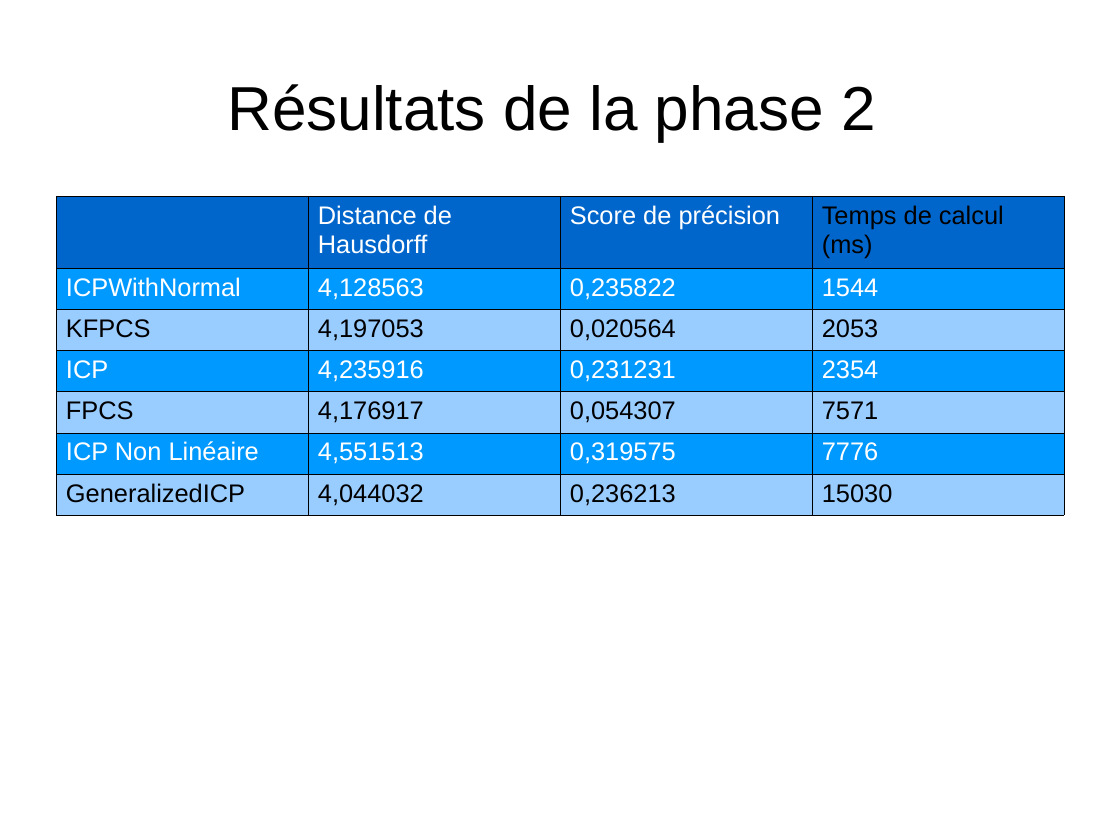
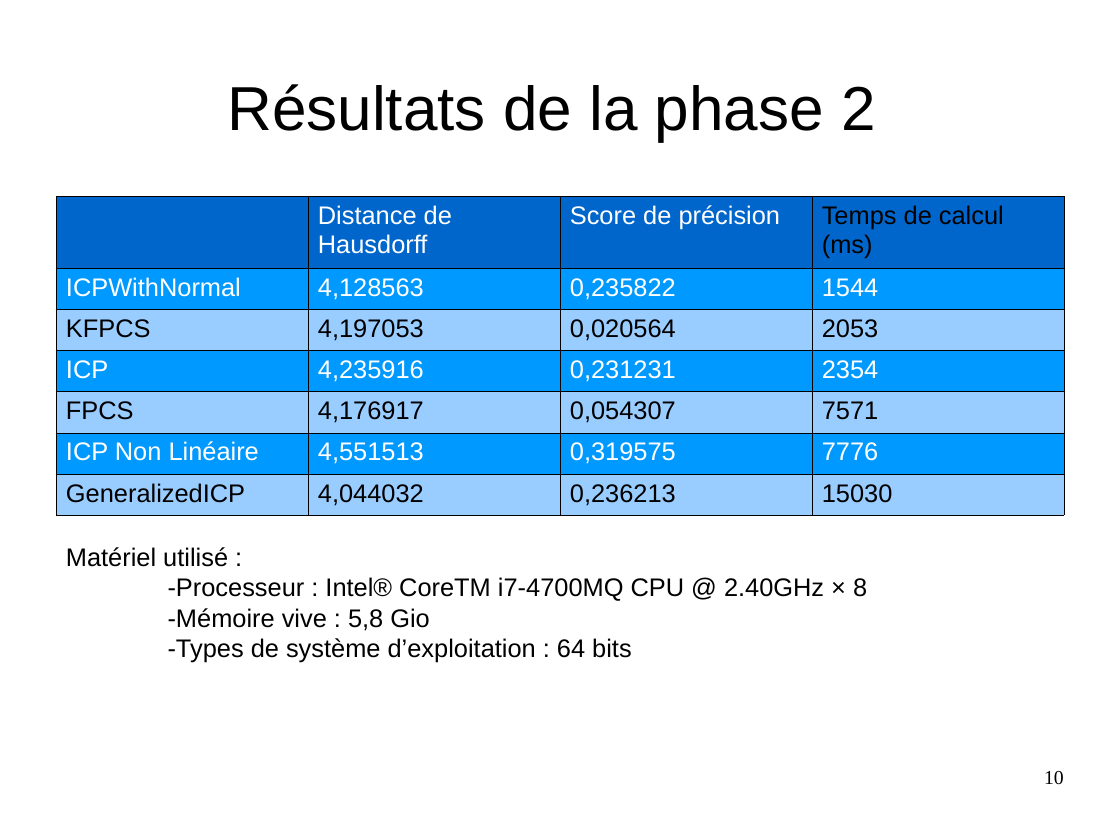
Before and after one commit to MABILYJohan/TER_Recalage_multi_points, a slide deck: slide 10 of Rapports et diapos/Diapositive_TER.odp. Drawn at 1120x840 pixels with LibreOffice and Linux fonts; fonts in the diff are those of the drawing; background and template pictures are left out. Boxes give left, top, right and bottom in pixels: in the first picture for what was removed or moved away, otherwise in the second. Text is boxed around its words. In the diff, an @@ line names an element or a change of style, - is before the commit and + after.

```diff
--- a/Rapports et diapos/Diapositive_TER.odp
+++ b/Rapports et diapos/Diapositive_TER.odp
@@ text added at [66,547,867,663], 18 pt, text #000000 @@
+Matériel utilisé :
+-Processeur : Intel® CoreTM i7-4700MQ CPU @ 2.40GHz × 8
+-Mémoire vive : 5,8 Gio
+-Types de système d’exploitation : 64 bits
@@ page number added at [1044,771,1064,785], 14 pt, text #000000 @@
+10
```
Also in this commit, not shown: 12 other slides changed.
